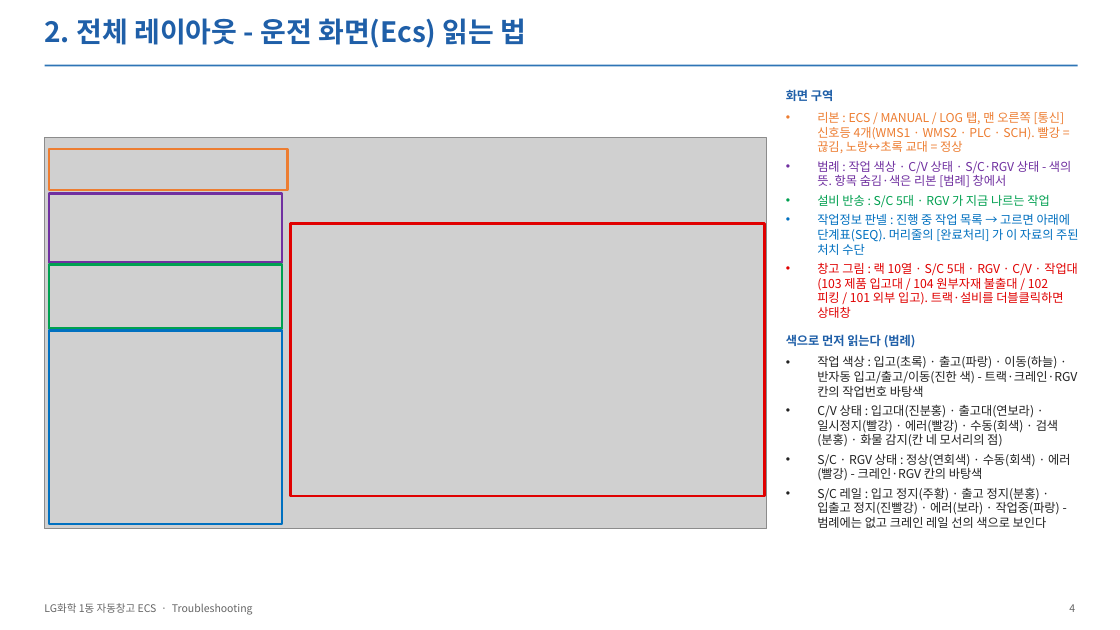
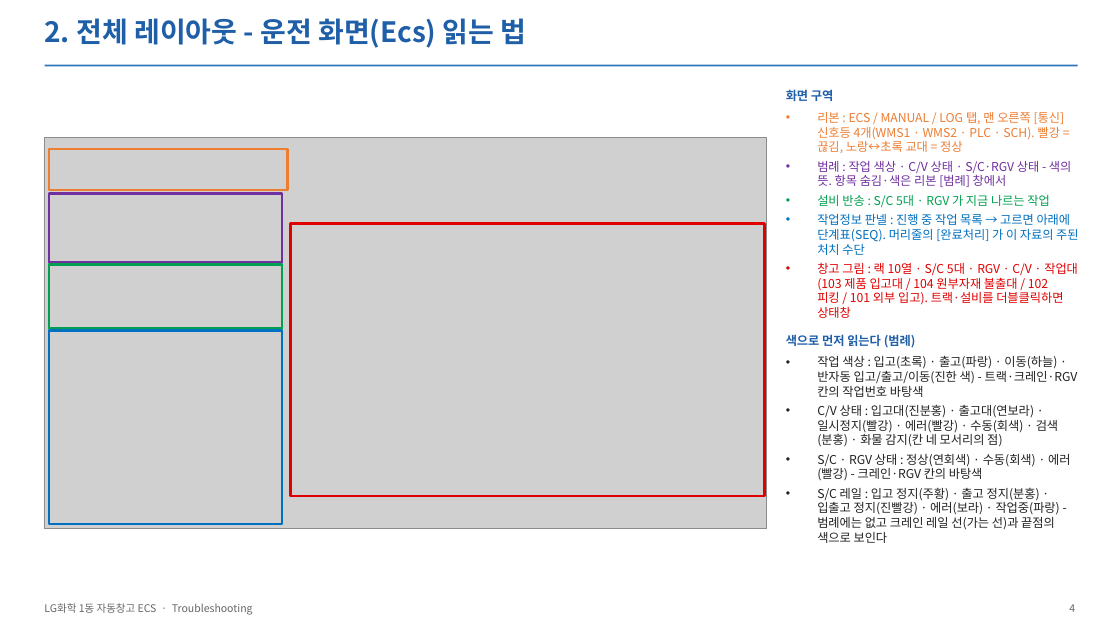
Before and after one commit to yeorijby-coder/LGLS_ALL, a slide deck: slide 4 of docs/산출물_20261110/05_ECS_Troubleshooting_1105.pptx. Drawn at 1120x630 pixels with LibreOffice and Linux fonts; fonts in the diff are those of the drawing; grey boxes stand for pictures. Boxes give left, top, right and bottom in pixels: in the first picture for what was removed or moved away, otherwise in the second. Text is boxed around its words. In the diff, an @@ line names an element or a change of style, - is before the commit and + after.

```diff
--- a/docs/산출물_20261110/05_ECS_Troubleshooting_1105.pptx
+++ b/docs/산출물_20261110/05_ECS_Troubleshooting_1105.pptx
@@ text at (817,488,1060,543): text changed @@
-• S/C 레일 : 입고 정지(주황) · 출고 정지(분홍) · 입출고 정지(진빨강) · 에러(보라) · 작업중(파랑) - 범례에는 없고 크레인 레일 선의 색으로 보인다
+• S/C 레일 : 입고 정지(주황) · 출고 정지(분홍) · 입출고 정지(진빨강) · 에러(보라) · 작업중(파랑) - 범례에는 없고 크레인 레일 선(가는 선)과 끝점의 색으로 보인다
```
Also in this commit, not shown: 2 other slides changed, 11 other files.
